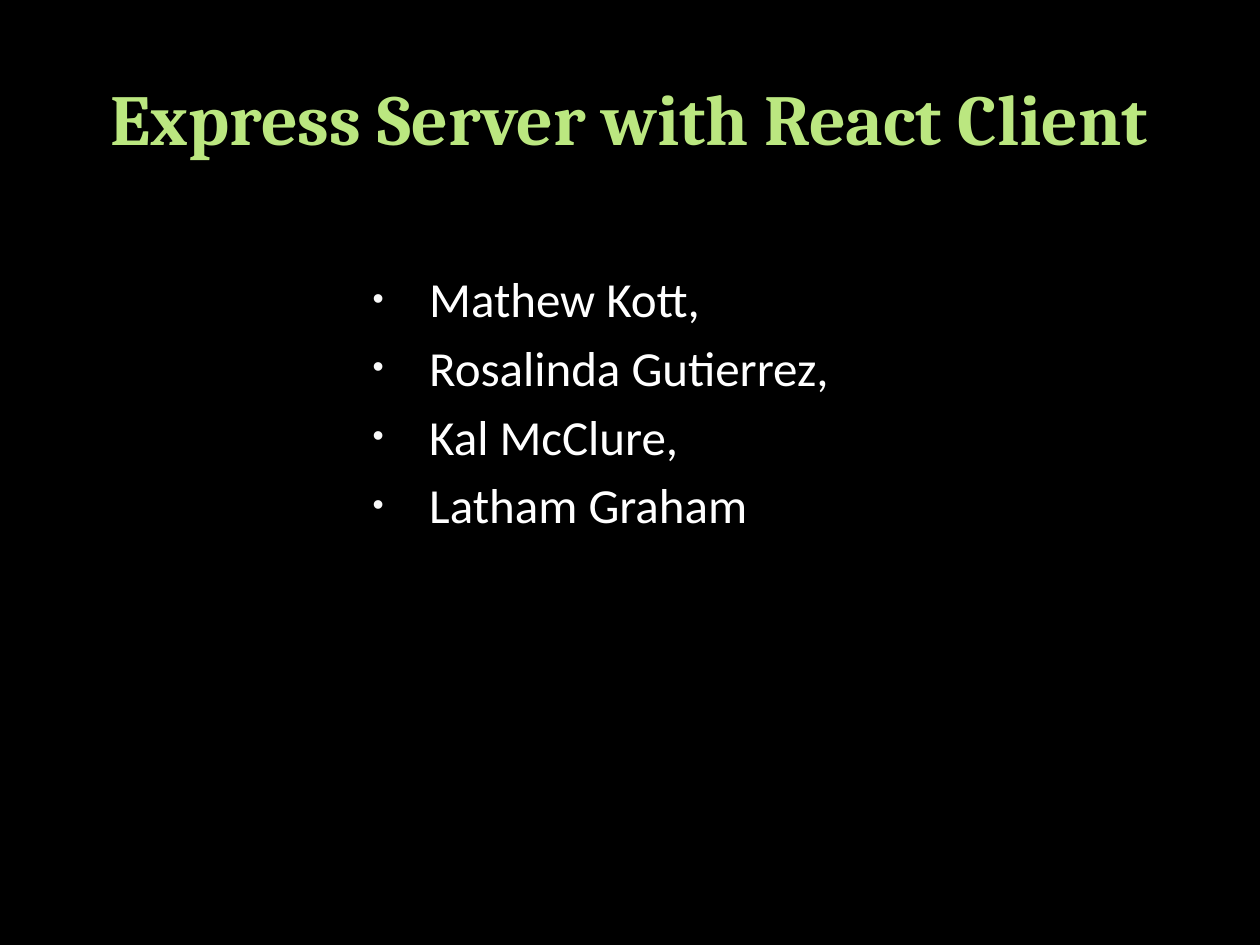
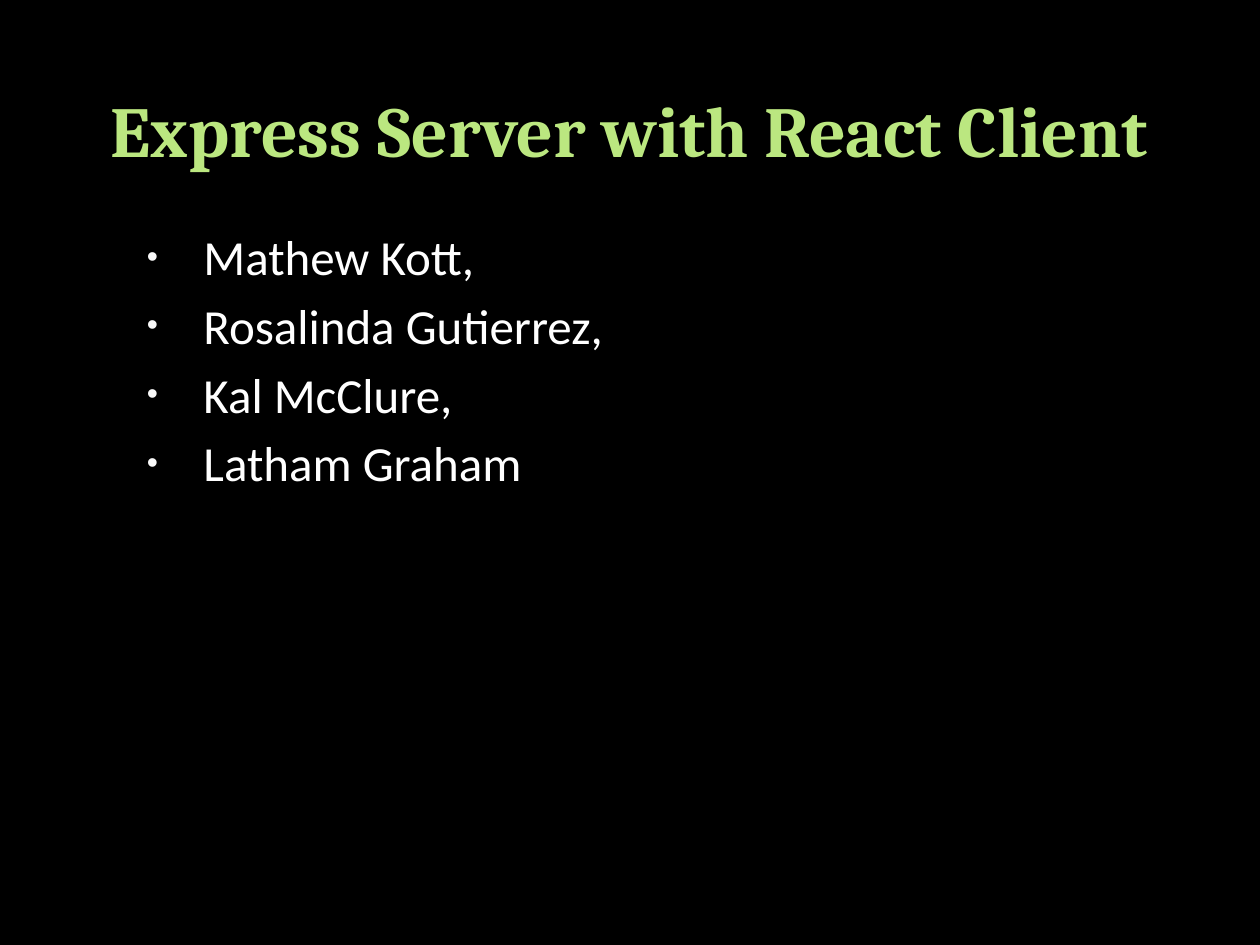
Before and after one commit to Rgutierrez0501/Project_1, a slide deck: slide 1 of Project 1.pptx. Drawn at 1260x945 pixels with LibreOffice and Linux fonts; fonts in the diff are those of the drawing; background and template pictures are left out. Boxes give left, top, right and bottom in pixels: in the first picture for what was removed or moved away, otherwise in the second. Text is boxed around its words. In the diff, an @@ line names an element or a change of style, - is before the commit and + after.

```diff
--- a/Project 1.pptx
+++ b/Project 1.pptx
@@ title "Express Server with React Client": place and size @@
-title "Express Server with React Client" at (111, 95, 1148, 160)
+title "Express Server with React Client" at (111, 107, 1148, 172)
@@ text "Mathew Kott,": place and size @@
-text "Mathew Kott," at (429, 283, 829, 524)
+text "Mathew Kott," at (203, 241, 603, 482)
```
Also in this commit, not shown: 4 other slides changed, 2 other files.
